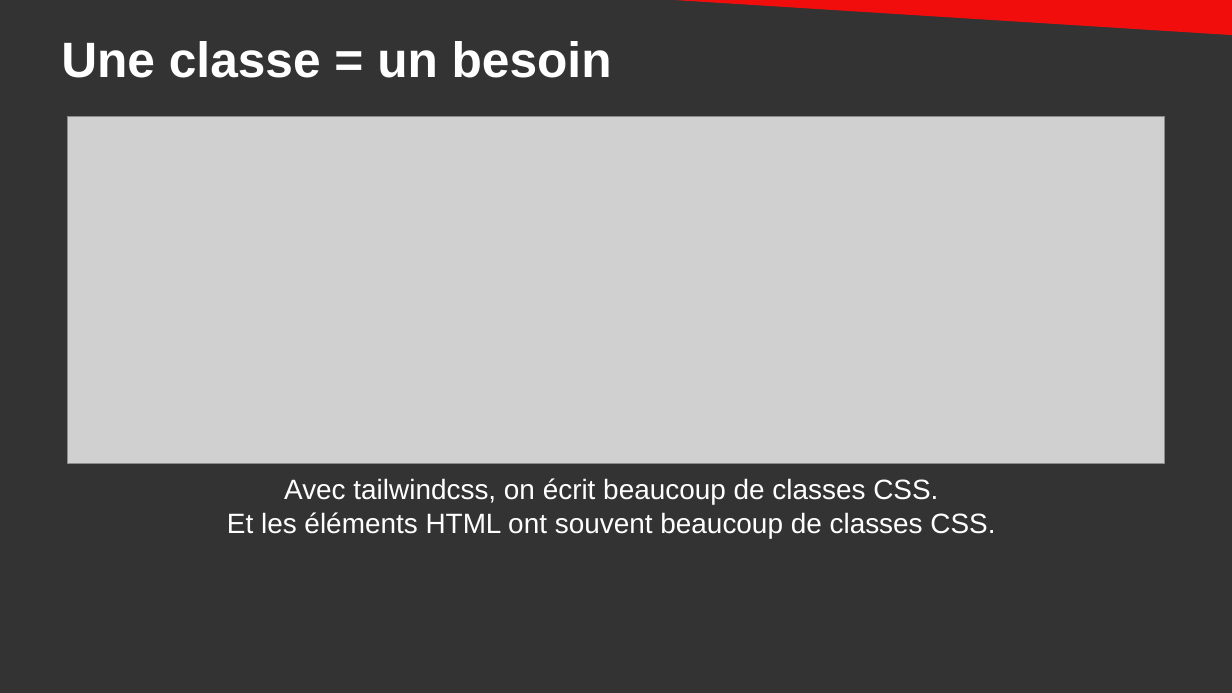
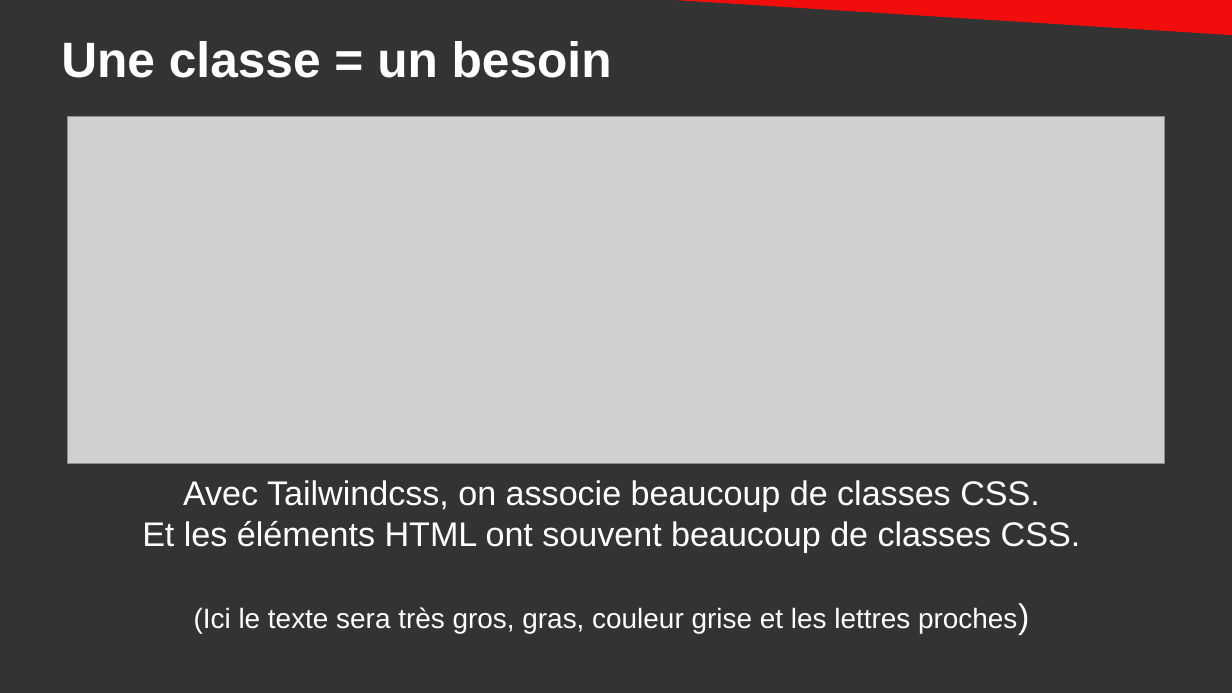
Before and after one commit to DanYellow/cours, a slide deck: slide 18 of integration-web-s2/travaux-pratiques/numero-4/presentation.odp. Drawn at 1232x693 pixels with LibreOffice and Linux fonts; fonts in the diff are those of the drawing; grey boxes stand for pictures. Boxes give left, top, right and bottom in pixels: in the first picture for what was removed or moved away, otherwise in the second. Text is boxed around its words. In the diff, an @@ line names an element or a change of style, - is before the commit and + after.

Commit message:
R2.12 - Update tailwindcss course

```diff
--- a/integration-web-s2/travaux-pratiques/numero-4/presentation.odp
+++ b/integration-web-s2/travaux-pratiques/numero-4/presentation.odp
@@ text at box(183, 480, 1040, 512): text changed; size 18 to 22 pt @@
-Avec tailwindcss, on écrit beaucoup de classes CSS.
+Avec Tailwindcss, on associe beaucoup de classes CSS.
@@ text at box(142, 521, 1081, 553): size 18 to 22 pt in "Et les éléments HTML ont souvent beaucoup ..." @@
@@ text at box(194, 607, 1017, 634): paragraph added @@
+(Ici le texte sera très gros, gras, couleur grise et les lettres proches)
```
Also in this commit, not shown: 13 other slides changed, 1 slide added, 1 slide removed, 2 other files.
